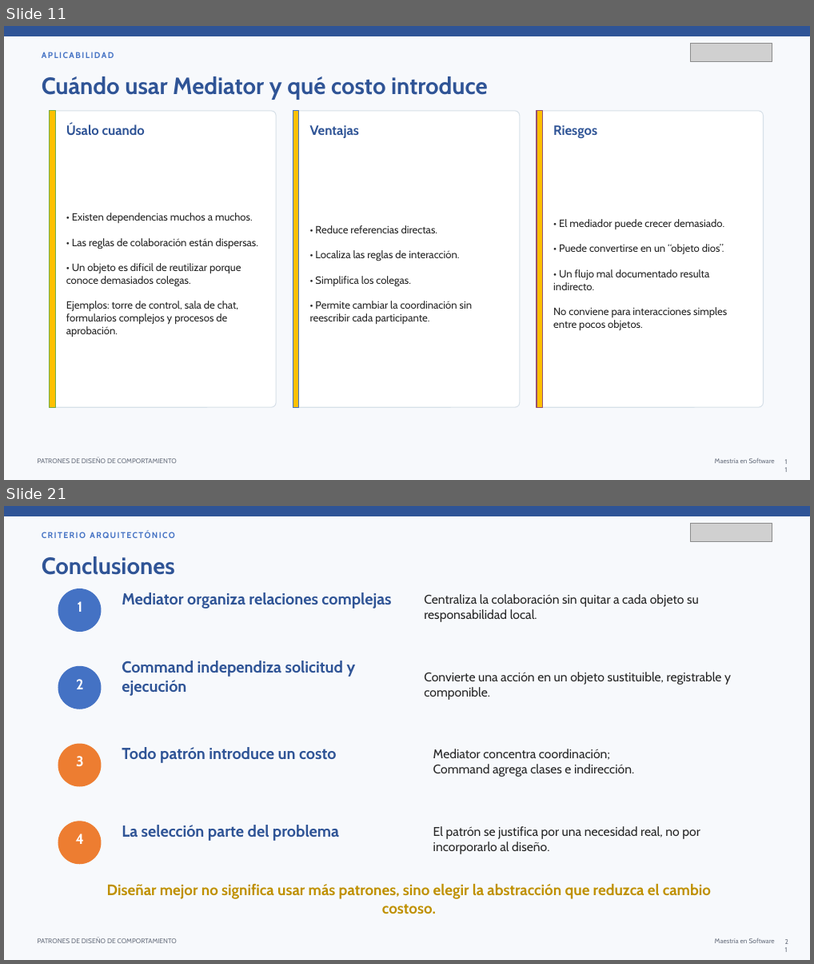
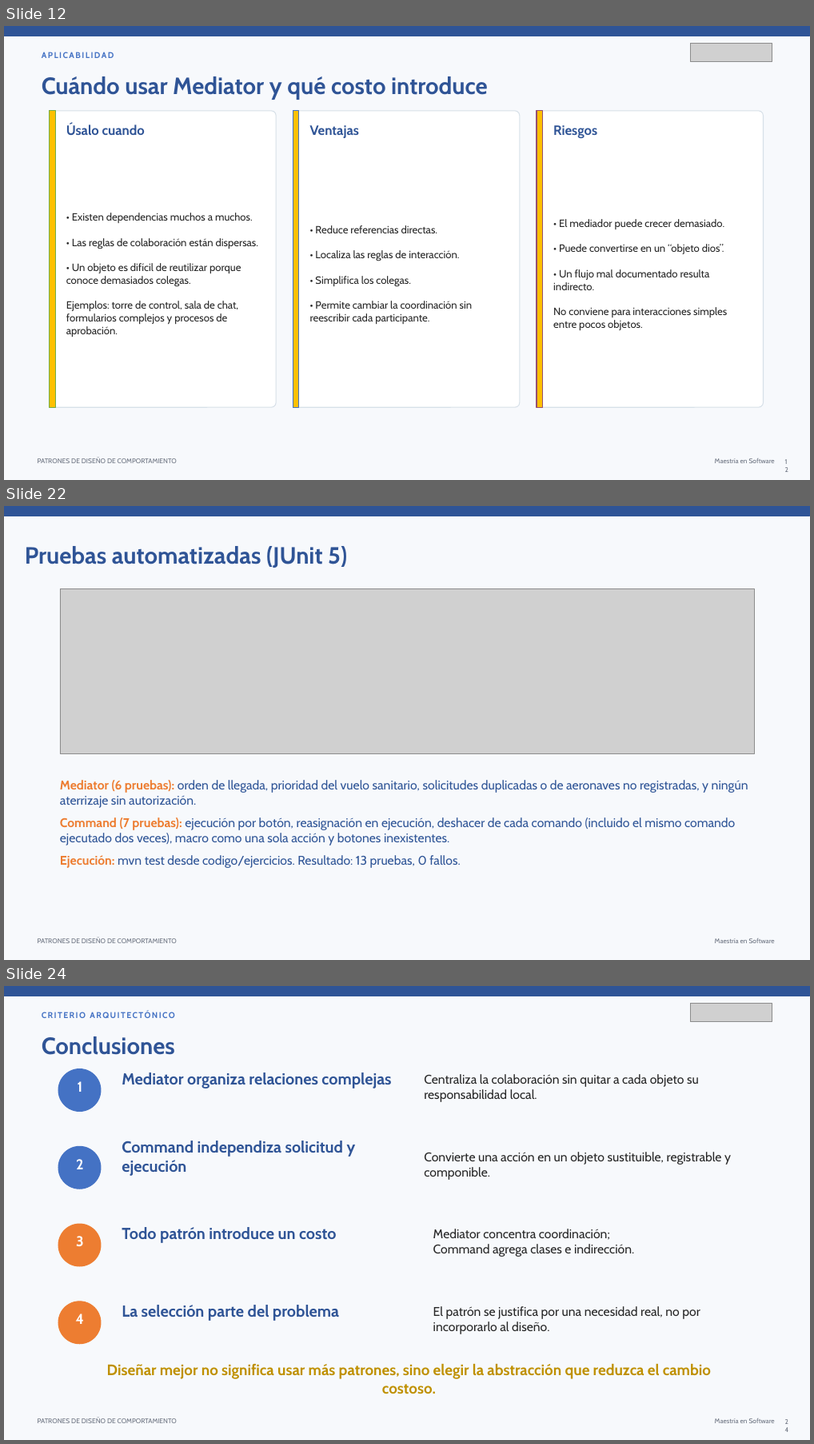
Before and after one commit to carytnas/PDS_Actividad03_Grupo02, a slide deck: documentacion/PDS_Actividad03_Grupo02.pptx. Shown one above the other, each under a label of ours: slides 11 and 21 before the commit, slides 12, 22 and 24 after it; the slides between them are not shown. The pictures are 814x964 and 814x1444 pixels, drawn with LibreOffice and Linux fonts; fonts in the diff are those of the drawing; grey boxes stand for pictures. Boxes give left, top, right and bottom in pixels: in the first picture for what was removed or moved away, otherwise in the second. Text is boxed around its words. In the diff, an @@ line names an element or a change of style, - is before the commit and + after.

Commit message:
Mejoras de Mediator y Command, pruebas e informe actualizado
- Mediator: AvionSanitario con prioridad en la torre, aviso de nuevas
  posiciones en la cola y registro de aeronaves desde el cliente.
- Command: deshacer con historial, Ventilador, MacroComando y control
  con varios botones reasignables.
- Pruebas unitarias con JUnit 5 (13 pruebas) y pom.xml para mvn test.
- Diagramas UML regenerados y alineados con el código.
- Informe (docx y pdf) y presentación actualizados.

```diff
--- a/documentacion/PDS_Actividad03_Grupo02.pptx
+++ b/documentacion/PDS_Actividad03_Grupo02.pptx
@@ slide 22 added at (x1=4, y1=506, x2=810, y2=960), background #F7F9FC; not listed: 3 template elements that a slide beside it also shows @@
@@ text added at (x1=25, y1=546, x2=347, y2=568), 28 pt, text #2F5496, bold @@
+Pruebas automatizadas (JUnit 5)
@@ picture added at (x1=60, y1=589, x2=754, y2=754) @@
@@ text added at (x1=60, y1=780, x2=749, y2=868), 15 pt, text #2F5597 @@
+Mediator (6 pruebas): orden de llegada, prioridad del vuelo sanitario, solicitudes duplicadas o de aeronaves no registradas, y ningún aterrizaje sin autorización.
+Command (7 pruebas): ejecución por botón, reasignación en ejecución, deshacer de cada comando (incluido el mismo comando ejecutado dos veces), macro como una sola acción y botones inexistentes.
+Ejecución: mvn test desde codigo/ejercicios. Resultado: 13 pruebas, 0 fallos.
@@ what was slide 11 is now slide 12 @@
@@ what was slide 21 is now slide 24 @@
```
Also in this commit, not shown: 16 slides changed, 2 other slides added, 24 other files.
